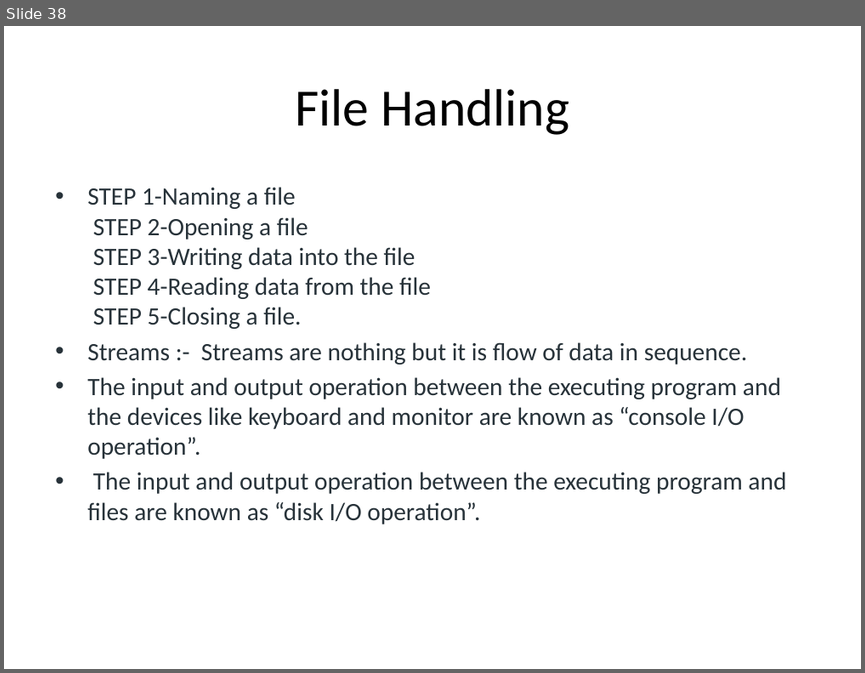
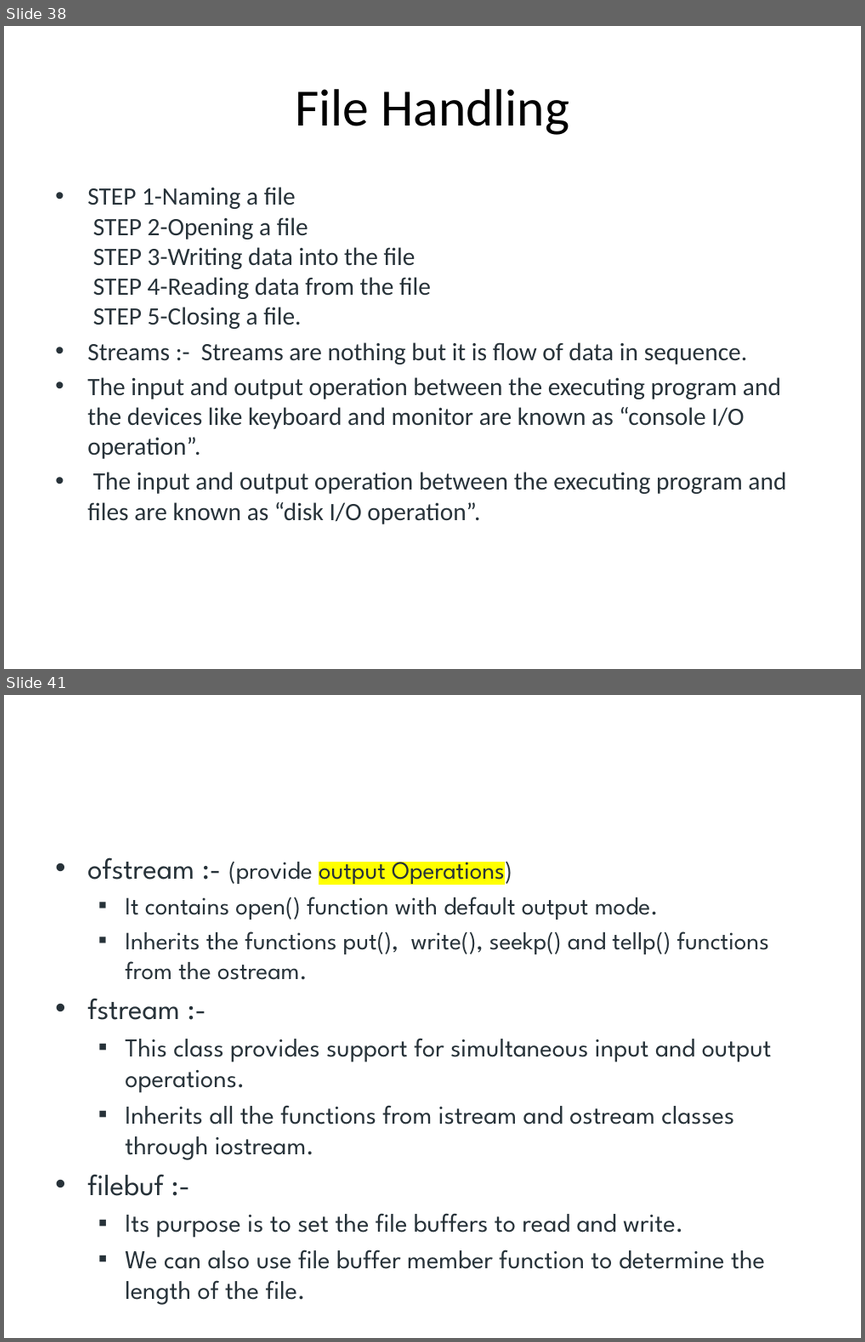
Before and after one commit to Bot-Anonymous/c-, a slide deck: c++.pptx. Shown one above the other, each under a label of ours: slide 38 before the commit, slides 38 and 41 after it; the slides between them are not shown. The pictures are 865x673 and 865x1342 pixels, drawn with LibreOffice and Linux fonts; fonts in the diff are those of the drawing. Boxes give left, top, right and bottom in pixels: in the first picture for what was removed or moved away, otherwise in the second. Text is boxed around its words. In the diff, an @@ line names an element or a change of style, - is before the commit and + after.

```diff
--- a/c++.pptx
+++ b/c++.pptx
@@ slide 41 added at [4, 695, 861, 1338], background #FFFFFF @@
@@ text added at [87, 853, 772, 1269], 21.7 pt, text #273239 @@
+• ofstream :- (provide output Operations)
+  ▪ It contains open() function with default output mode.
+  ▪ Inherits the functions put(), write(), seekp() and tellp() functions from the ostream.
+• fstream :-
+  ▪ This class provides support for simultaneous input and output operations.
+  ▪ Inherits all the functions from istream and ostream classes through iostream.
+• filebuf :-
+  ▪ Its purpose is to set the file buffers to read and write.
+  ▪ We can also use file buffer member function to determine the length of the file.
```
Also in this commit, not shown: 13 other slides added, 20 other files.
